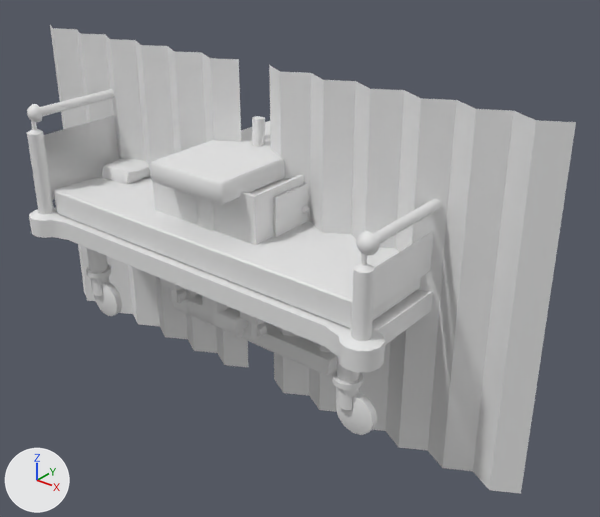
Renders of the FBX model Assets/Meshes/firstRoom.fbx from each side of a commit.
Before and after are seen from a 50 mm camera at (2.51, -2.77, 1.67) aimed at (0.21, 0.1, -0.11). Every picture has the same lights, and +X, +Y and +Z are marked at lower left.

In view in the first picture: 'ICUdolabi', 'hospitalBed', 'paspas', 'perde', 'yatakMasasi'.
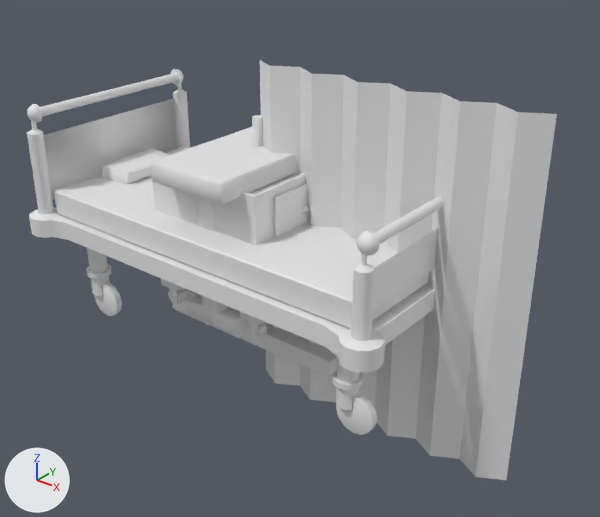
Pixel boxes [x1, y1, x2, y2] of what changed, in the pictures (600 x 517 px; the box of a moved part takes in the faces that stretch with it):
'perde', reshaped (43% narrower, 10% shorter)
    before: [50, 25, 576, 494]
    after: [260, 60, 557, 480]
'paspas', rescaled
    before: [173, 116, 337, 376]
    after: [173, 115, 337, 377]
part 1 of me_plane_002, moved or reshaped
    before: [50, 25, 249, 367]
    after: [260, 60, 557, 480]
part 2 of me_plane_002, deleted
    before: [269, 65, 576, 494]

The change, as a list of edits to the scene's bpy script:
```text
Change me_plane_002:
    where me_plane_002.from_pydata(...)  # 52 vertices, 24 faces; spans x -1.5..1.5, y -0.03..0.03, z -0.83..0.83
    used by ob_perde; location = (0.0, 0.0, 0.0)
    me_plane_002 part 1: the loose piece of 26 vertices spanning x -1.5..-0.09, y -0.03..0.03, z -0.83..0.83 is moved by (1.51, 0.03, 0.01)
    me_plane_002 part 2: the loose piece of 26 vertices spanning x 0.09..1.5, y -0.03..0.03, z -0.83..0.83 is deleted
Change ob_paspas:
    ob_paspas.scale: (1.0, 1.0, 1.0) -> (1.01, 1.01, 1.01)
```
